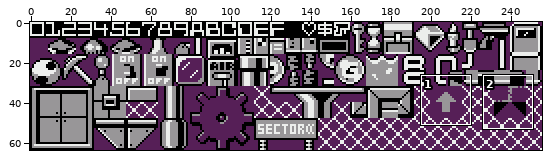
Sprite sheet -- gfx/tiles.png. The first picture is a wide view before the edit; the outline marks the close-up.
Close-up. Before the edit:
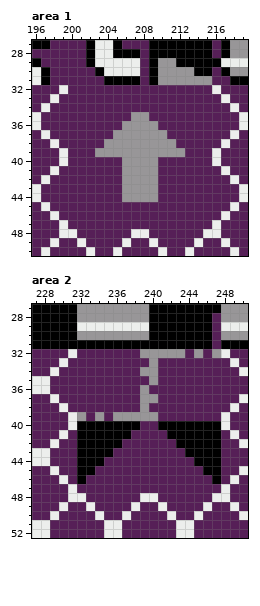
The file is 256x64 pixels. Shown: area 1: x 196..219, y 27..50; area 2: x 227..250, y 27..52. The commit also changed other parts of the picture, which this record leaves out.
After:
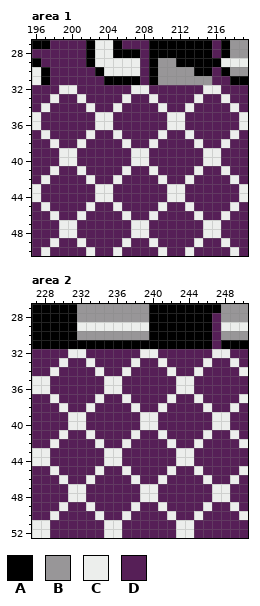
Palette (. is transparent): A #000000  B #989698  C #eceeec  D #561f57
Diff:
Changed rows in their new state; - is an unchanged pixel.
Area 1:
first column x 200:
32 C------CC------C
33 -C----C--C----C-
34 --C--C----C--C--
35 ---CC--DD--CC---
36 ---CC-DDDD-CC---
37 --C--CDDDDC--C--
38 -C--DDCDDCDD--C-
39 C--DDDDCCDDDD--C
40 C-----DCCD-----C
41 -C----CDDC----C-
42 --C--CDDDDC--C--
43 ---CC-DDDD-CC---
44 ---CC-DDDD-CC---
45 --C--C----C--C--
46 -C----C--C----C-
47 C------CC------C
Area 2:
first column x 232:
32 C------CCDDD-D-C
33 -C----C-DC----C-
34 --C--C-DD-C--C--
35 ---CC---D--CC---
36 ---CC--D---CC---
37 --C--C-DD-C--C--
38 -C----CD-C----C-
39 C-D-DDDCC------C
40 CDDDDDDCCDDDDDDC
41 DCDDDDC--CDDDDCD
42 DDCDDC----CDDCDD
43 DDDCC------CCDDD
44 DDDCC------CCDDD
45 DDC--C----C--CDD
46 DC----C--C----CD
47 C------CC------C
Where, in picture pixels (left, top, right, bottom), the same in both close-ups:
changed: (68, 85, 212, 229)
changed: (77, 349, 221, 493)
